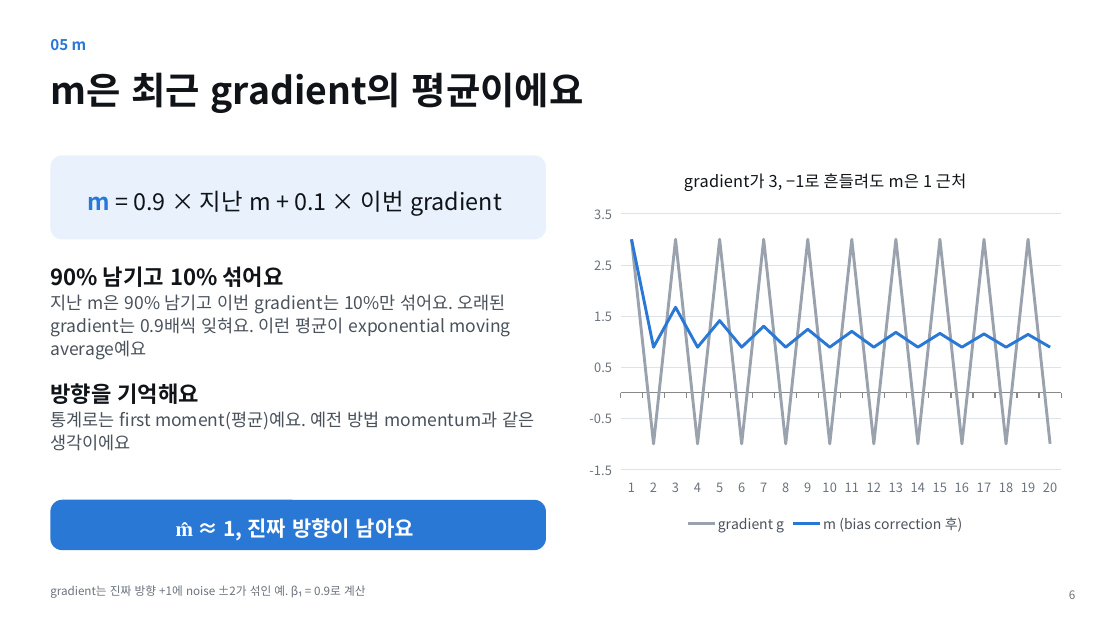
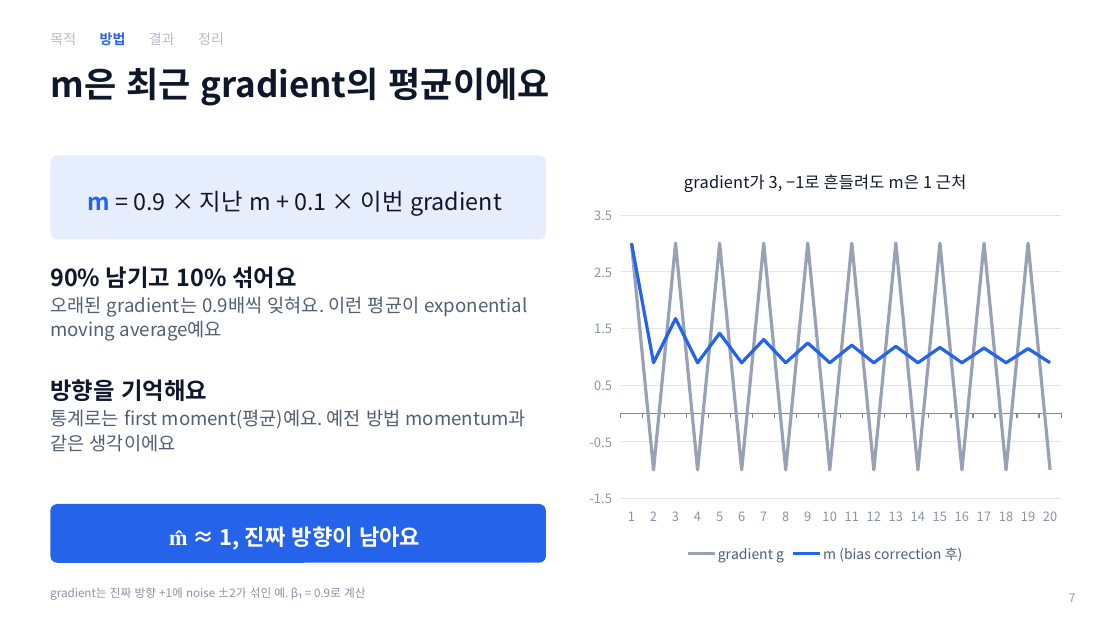
Before and after one commit to tkdgh123/tkdgh123.github.io, a slide deck: slide 7 of adam/Adam_PaperSeminar.pptx (slide 6 before the commit). Drawn at 1120x630 pixels with LibreOffice and Linux fonts; fonts in the diff are those of the drawing. Boxes give left, top, right and bottom in pixels: in the first picture for what was removed or moved away, otherwise in the second. Text is boxed around its words. In the diff, an @@ line names an element or a change of style, - is before the commit and + after.

```diff
--- a/adam/Adam_PaperSeminar.pptx
+++ b/adam/Adam_PaperSeminar.pptx
@@ text removed at bbox=[50, 39, 87, 50] @@
-05 m
@@ text added at bbox=[50, 32, 224, 46], 12 pt, text #B4BDC9 @@
+목적 방법 결과 정리
@@ title "m은 최근 gradient의 평균이에요" at bbox=[50, 67, 550, 106]: size 32 to 30 pt, text colour #101418 to #0F172A @@
@@ rounded rectangle "m = 0.9 × 지난 ..." at bbox=[50, 155, 546, 239]: text colour #2A78D6 to #2563EB in "m"; text colour #101418 to #0F172A; fill #E8F1FC to #E6EEFD; proportions changed @@
@@ line chart at bbox=[580, 151, 1071, 567] @@
@@ colour of gradient g #9AA3AD to #98A2B3 @@
@@ colour of m (bias correction 후) #2A78D6 to #2563EB @@
@@ legend changed @@
@@ category axis changed @@
@@ value axis changed @@
@@ lettering changed @@
@@ line chart: place and size @@
-line chart at bbox=[580, 151, 1071, 538]
+line chart at bbox=[580, 151, 1071, 567]
@@ text at bbox=[50, 266, 296, 288]: size 19 to 20 pt, text colour #101418 to #0F172A in "90% 남기고 10% 섞어요" @@
@@ text at bbox=[50, 296, 528, 341]: text changed; size 15 to 16 pt; text colour #4A525C to #526072 @@
-지난 m은 90% 남기고 이번 gradient는 10%만 섞어요. 오래된 gradient는 0.9배씩 잊혀요. 이런 평균이 exponential moving average예요
+오래된 gradient는 0.9배씩 잊혀요. 이런 평균이 exponential moving average예요
@@ text "방향을 기억해요" at bbox=[50, 379, 526, 452]: size 19 to 20 pt, text colour #101418 to #0F172A in "방향을 기억해요"; size 15 to 16 pt, text colour #4A525C to #526072 in "통계로는 first moment(평균)예요. 예전 방법 momentum과 같은 ..." @@
@@ rounded rectangle "m̂ ≈ 1, 진짜 방향이 ...": place and size @@
-rounded rectangle "m̂ ≈ 1, 진짜 방향이 ..." at bbox=[50, 500, 546, 550]
+rounded rectangle "m̂ ≈ 1, 진짜 방향이 ..." at bbox=[50, 504, 546, 563]
@@ rounded rectangle "m̂ ≈ 1, 진짜 방향이 ..." at bbox=[50, 504, 546, 563]: size 18 to 19 pt; fill #2A78D6 to #2563EB; proportions changed @@
@@ text "gradient는 진짜 방향 +1에 noise ..." at bbox=[50, 587, 365, 600]: text colour #6B737D to #8A94A3 @@
@@ page number removed at bbox=[1069, 590, 1075, 599] @@
-6
@@ page number added at bbox=[1069, 593, 1075, 602], 10 pt, text #8A94A3 @@
+7
```
Also in this commit, not shown: 15 other slides changed, 2 slides added, 1 slide removed, 3 other files.
